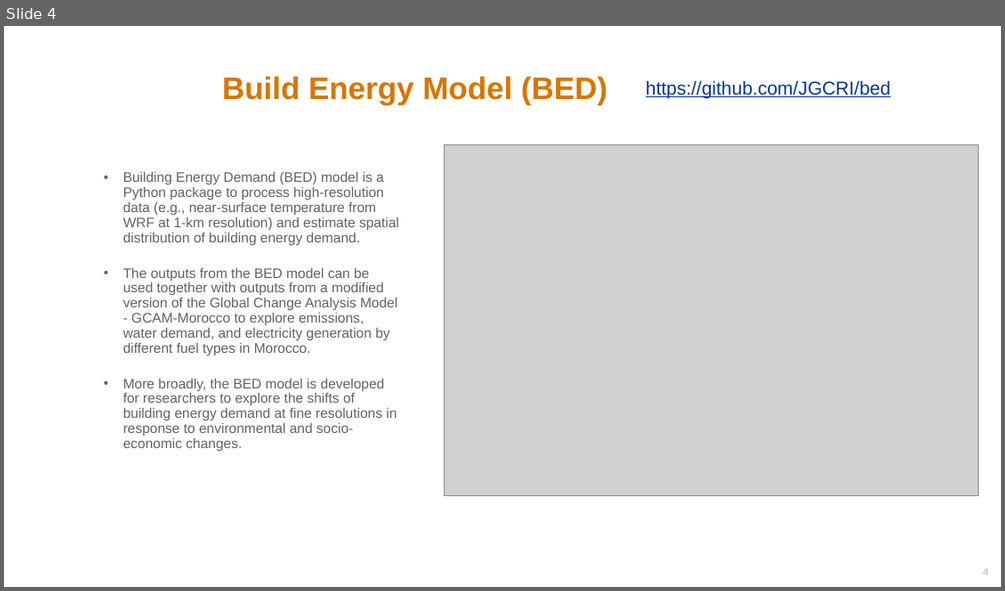
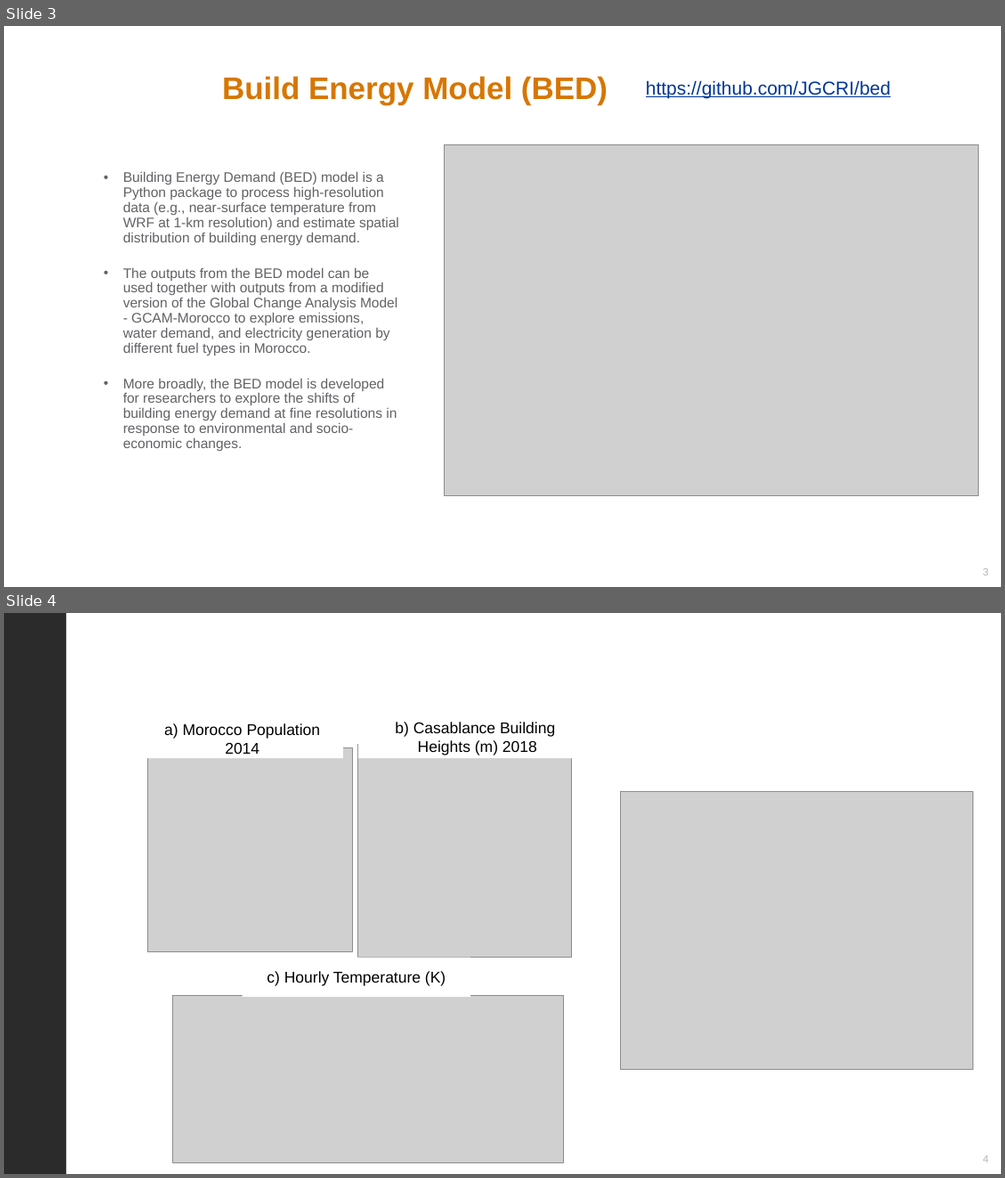
Before and after one commit to JGCRI/bed, a slide deck: extras/presentations/pnnl_nasa_lcluc_task_4.pptx. Shown one above the other, each under a label of ours: slide 4 before the commit, slides 3 and 4 after it. The pictures are 1005x591 and 1005x1178 pixels, drawn with LibreOffice and Linux fonts; fonts in the diff are those of the drawing; grey boxes stand for pictures; background and template pictures are left out; a plain dark background stands for a picture behind light text. Boxes give left, top, right and bottom in pixels: in the first picture for what was removed or moved away, otherwise in the second. Text is boxed around its words. In the diff, an @@ line names an element or a change of style, - is before the commit and + after.

```diff
--- a/extras/presentations/pnnl_nasa_lcluc_task_4.pptx
+++ b/extras/presentations/pnnl_nasa_lcluc_task_4.pptx
@@ slide 4 added at <box>4,613,1001,1174</box>, background picture (left out); not listed: 1 template element that a slide beside it also shows @@
@@ rectangle added at <box>66,613,440,1174</box>, fill #FFFFFF @@
@@ rectangle added at <box>142,719,343,759</box>, fill #FFFFFF, 18 pt, text #000000 @@
+a) Morocco Population 2014
@@ rectangle added at <box>358,716,597,758</box>, fill #FFFFFF, 18 pt, text #000000 @@
+b) Casablance Building
+Heights (m) 2018
@@ picture added at <box>358,745,571,957</box> @@
@@ picture added at <box>148,747,352,952</box> @@
@@ picture added at <box>621,792,973,1069</box> @@
@@ rectangle added at <box>242,957,470,997</box>, fill #FFFFFF, 18 pt, text #000000 @@
+c) Hourly Temperature (K)
@@ picture added at <box>173,996,563,1162</box> @@
@@ page number added at <box>983,1155,988,1161</box>, 12 pt, text #B3B3B3 @@
+4
@@ what was slide 4 is now slide 3 @@
@@ page number at <box>983,568,988,575</box>: text changed @@
-4
+3
```
Also in this commit, not shown: 1 slide changed, 1 slide removed, 4 other files.
